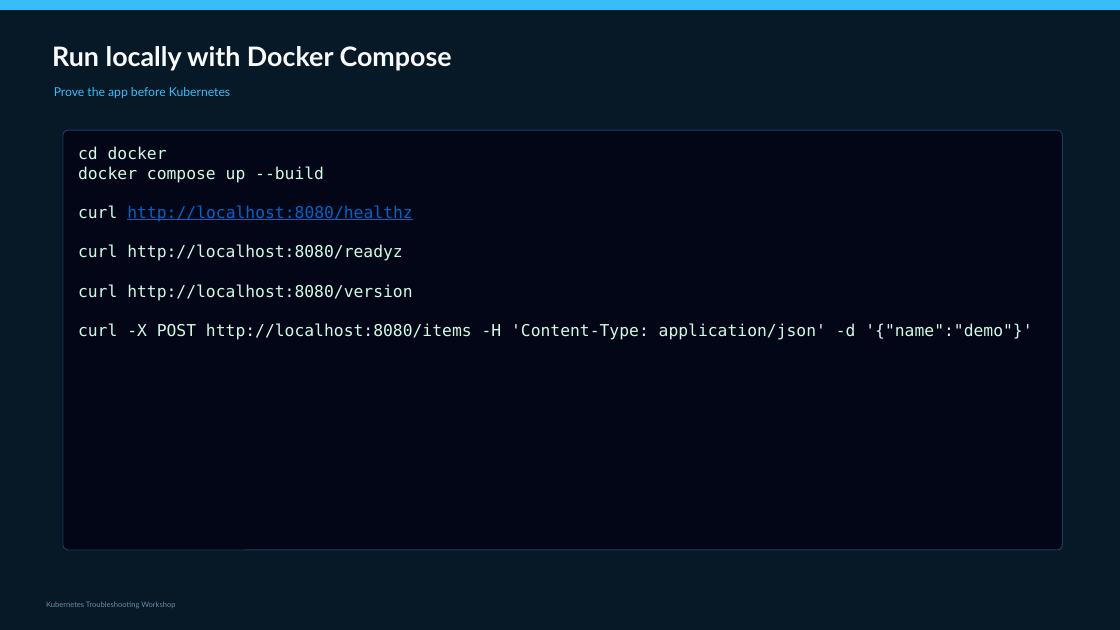
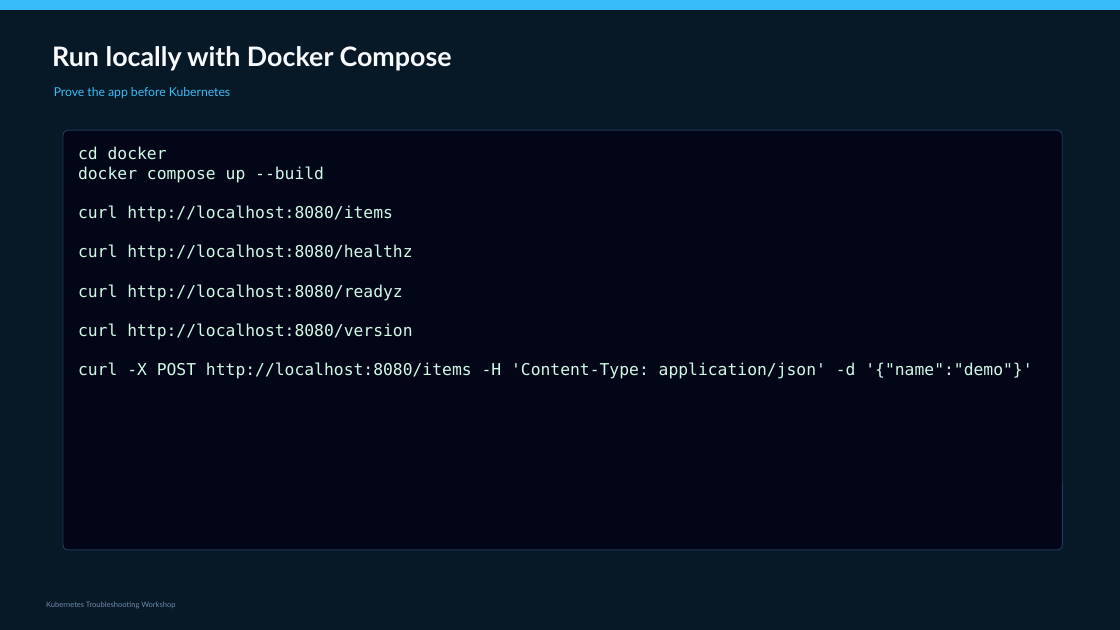
Before and after one commit to slaneslane/k8s-workshop-2, a slide deck: slide 42 of presentations/K8s_Troubleshooting_Workshop_FULL.pptx (slide 38 before the commit). Drawn at 1120x630 pixels with LibreOffice and Linux fonts; fonts in the diff are those of the drawing. Boxes give left, top, right and bottom in pixels: in the first picture for what was removed or moved away, otherwise in the second. Text is boxed around its words. In the diff, an @@ line names an element or a change of style, - is before the commit and + after.

```diff
--- a/presentations/K8s_Troubleshooting_Workshop_FULL.pptx
+++ b/presentations/K8s_Troubleshooting_Workshop_FULL.pptx
@@ text at (78, 205, 393, 222): paragraph added @@
+curl http://localhost:8080/items
@@ text at (78, 244, 412, 261): text colour #0563C1 to #D1FAE5, underline off in "http://localhost:8080/healthz" @@
```
Also in this commit, not shown: 1 other slide changed, 5 slides added, 3 other files.
